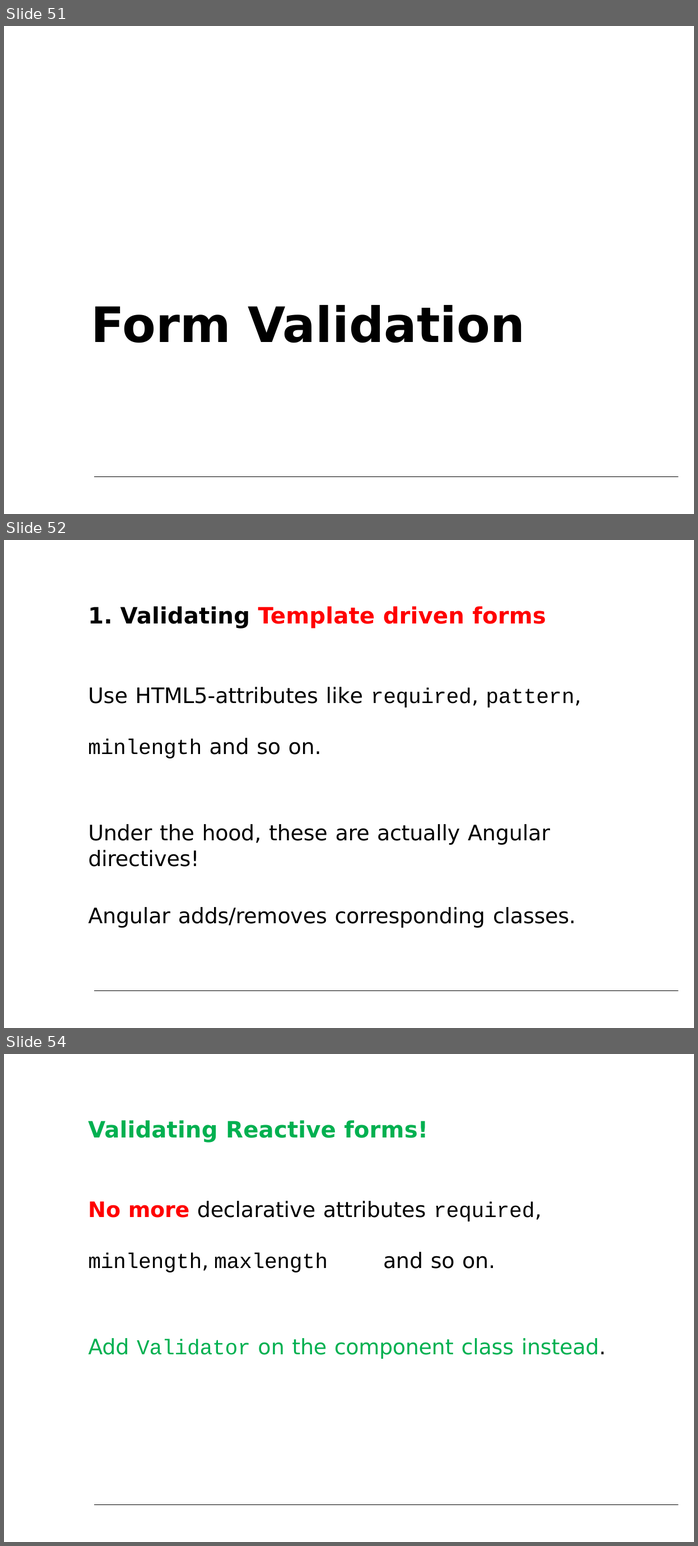
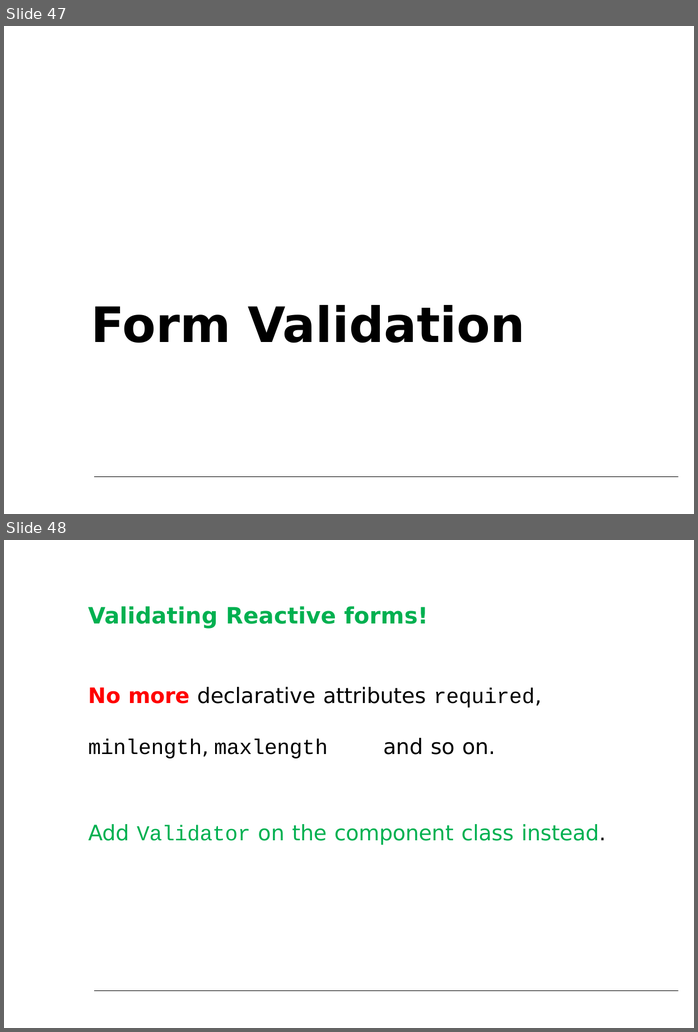
Before and after one commit to petereijgermans11/workshop-angular10, a slide deck: PPT/06- Angular Forms.pptx. Shown one above the other, each under a label of ours: slides 51, 52 and 54 before the commit, slides 47 and 48 after it; the slides between them are not shown. The pictures are 698x1546 and 698x1032 pixels, drawn with LibreOffice and Linux fonts; fonts in the diff are those of the drawing. Boxes give left, top, right and bottom in pixels: in the first picture for what was removed or moved away, otherwise in the second. Text is boxed around its words. In the diff, an @@ line names an element or a change of style, - is before the commit and + after.

Commit message:
changed PPT Reactive forms

```diff
--- a/PPT/06- Angular Forms.pptx
+++ b/PPT/06- Angular Forms.pptx
@@ slide 52 removed at bbox=[4, 540, 694, 1028], background #FFFFFF; not listed: 1 template element that a slide beside it also shows @@
@@ title removed at bbox=[88, 606, 546, 628] @@
-1. Validating Template driven forms
@@ text removed at bbox=[88, 687, 581, 758] @@
-Use HTML5-attributes like required, pattern, minlength and so on.
@@ text removed at bbox=[88, 824, 576, 928] @@
-Under the hood, these are actually Angular directives!
-Angular adds/removes corresponding classes.
@@ what was slide 51 is now slide 47 @@
@@ what was slide 54 is now slide 48 @@
```
Also in this commit, not shown: 5 other slides removed.
